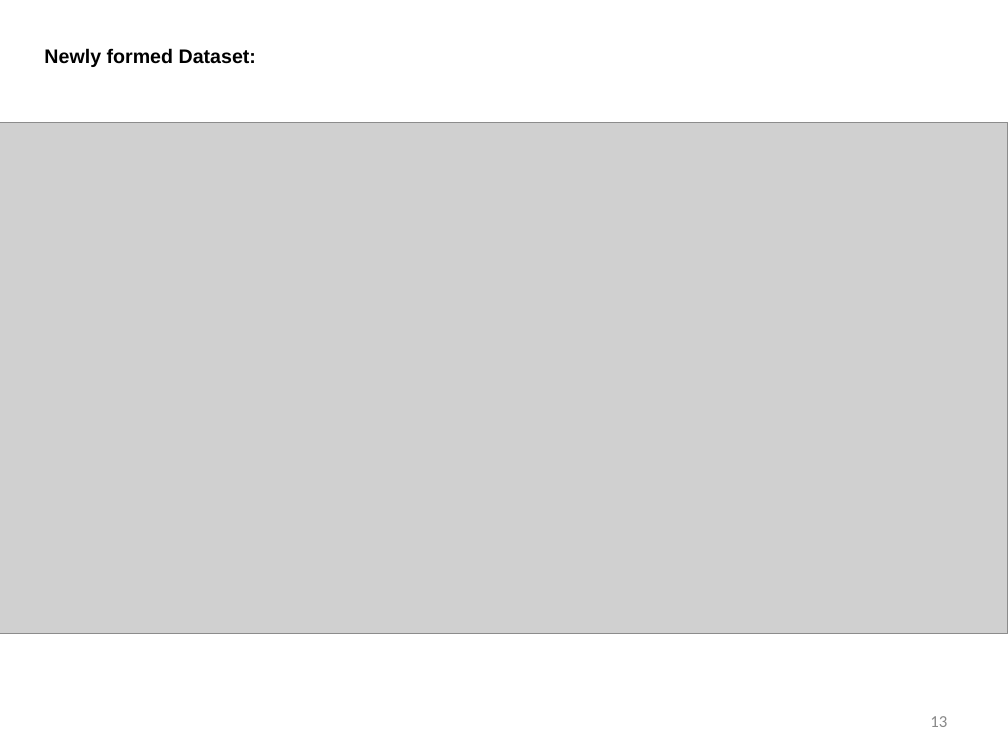
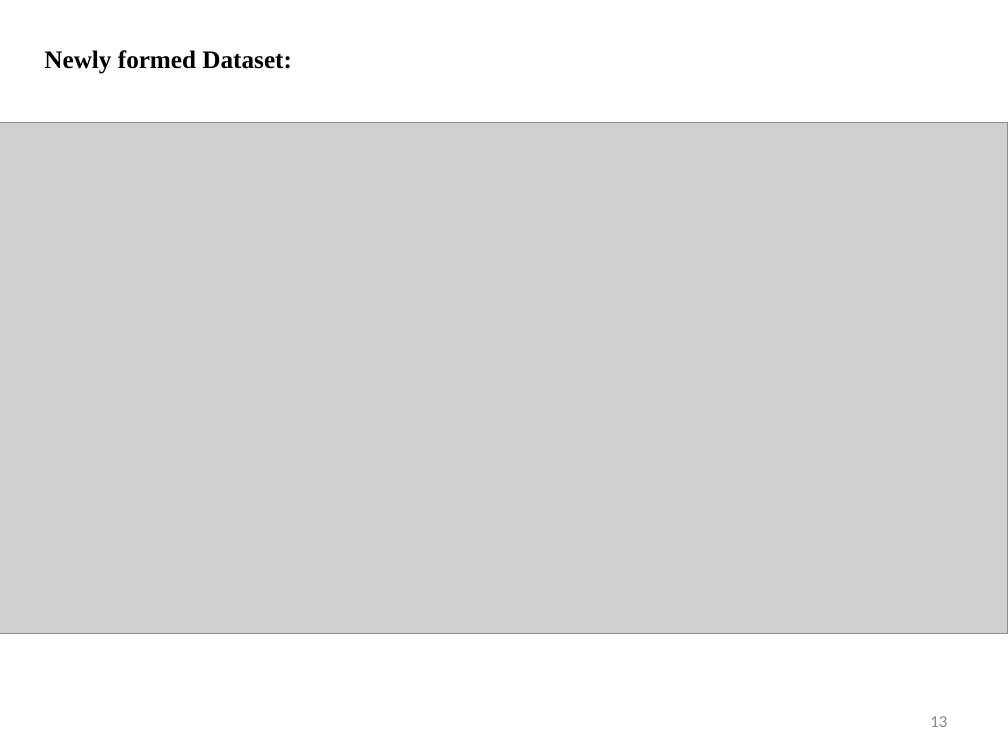
Before and after one commit to prakashy003/Soil-Analyzer, a slide deck: slide 13 of Documents/Review 1 ppt.pptx. Drawn at 1008x756 pixels with LibreOffice and Linux fonts; fonts in the diff are those of the drawing; grey boxes stand for pictures. Boxes give left, top, right and bottom in pixels: in the first picture for what was removed or moved away, otherwise in the second. Text is boxed around its words. In the diff, an @@ line names an element or a change of style, - is before the commit and + after.

```diff
--- a/Documents/Review 1 ppt.pptx
+++ b/Documents/Review 1 ppt.pptx
@@ text "Newly formed Dataset:" at [44, 50, 291, 74]: size 14 to 18 pt, font Arial to Times New Roman @@
```
Also in this commit, not shown: 14 other slides changed, 9 other files.
